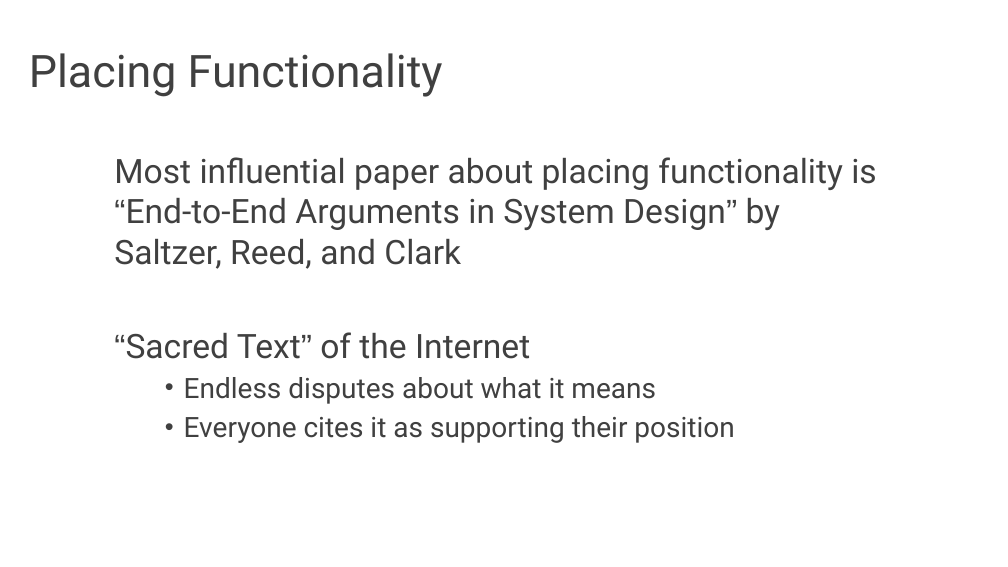
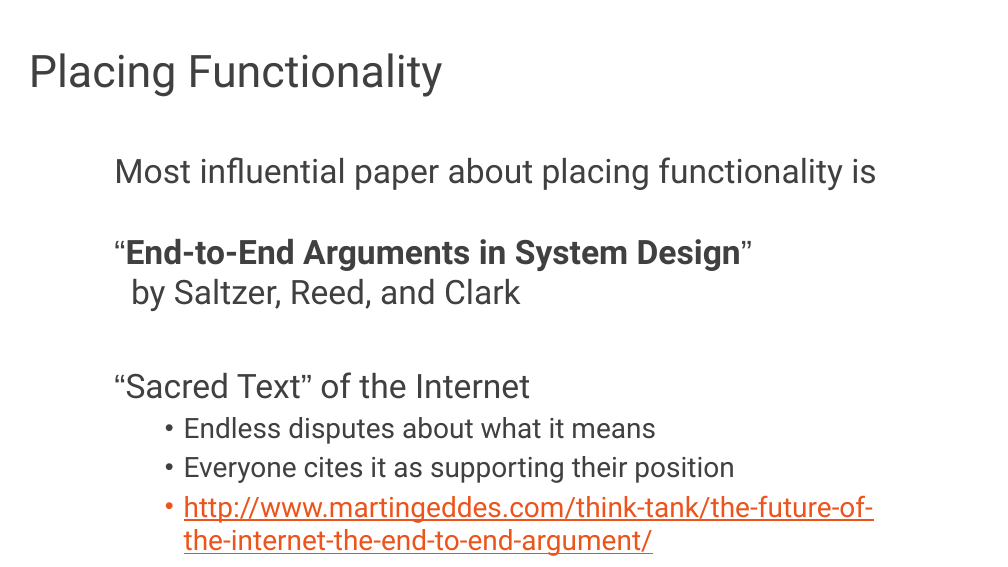
Before and after one commit to audreyccheng/cs262a-spring2025, a slide deck: slide 8 of notes/04-e2e-projects.pptx (slide 7 before the commit). Drawn at 1008x567 pixels with LibreOffice and Linux fonts; fonts in the diff are those of the drawing. Boxes give left, top, right and bottom in pixels: in the first picture for what was removed or moved away, otherwise in the second. Text is boxed around its words. In the diff, an @@ line names an element or a change of style, - is before the commit and + after.

```diff
--- a/notes/04-e2e-projects.pptx
+++ b/notes/04-e2e-projects.pptx
@@ text at bbox=[114, 157, 877, 311]: bold on in "“End-to-End Arguments in System Design”" @@
@@ text at bbox=[184, 495, 873, 556]: paragraph added @@
+  • http://www.martingeddes.com/think-tank/the-future-of-the-internet-the-end-to-end-argument/
```
Also in this commit, not shown: 10 other slides changed, 8 slides added, 49 slides removed, 1 other file.
